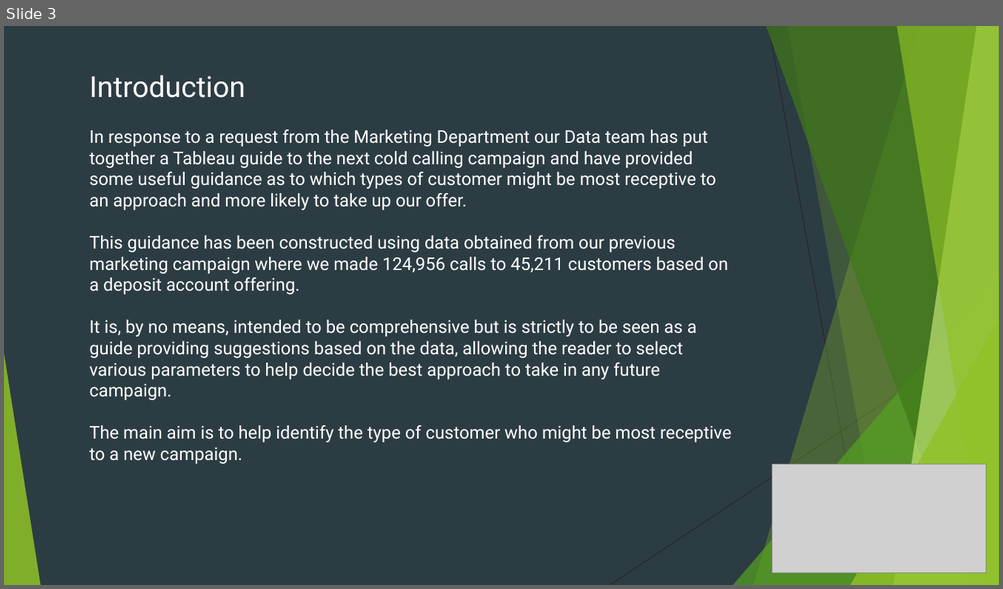
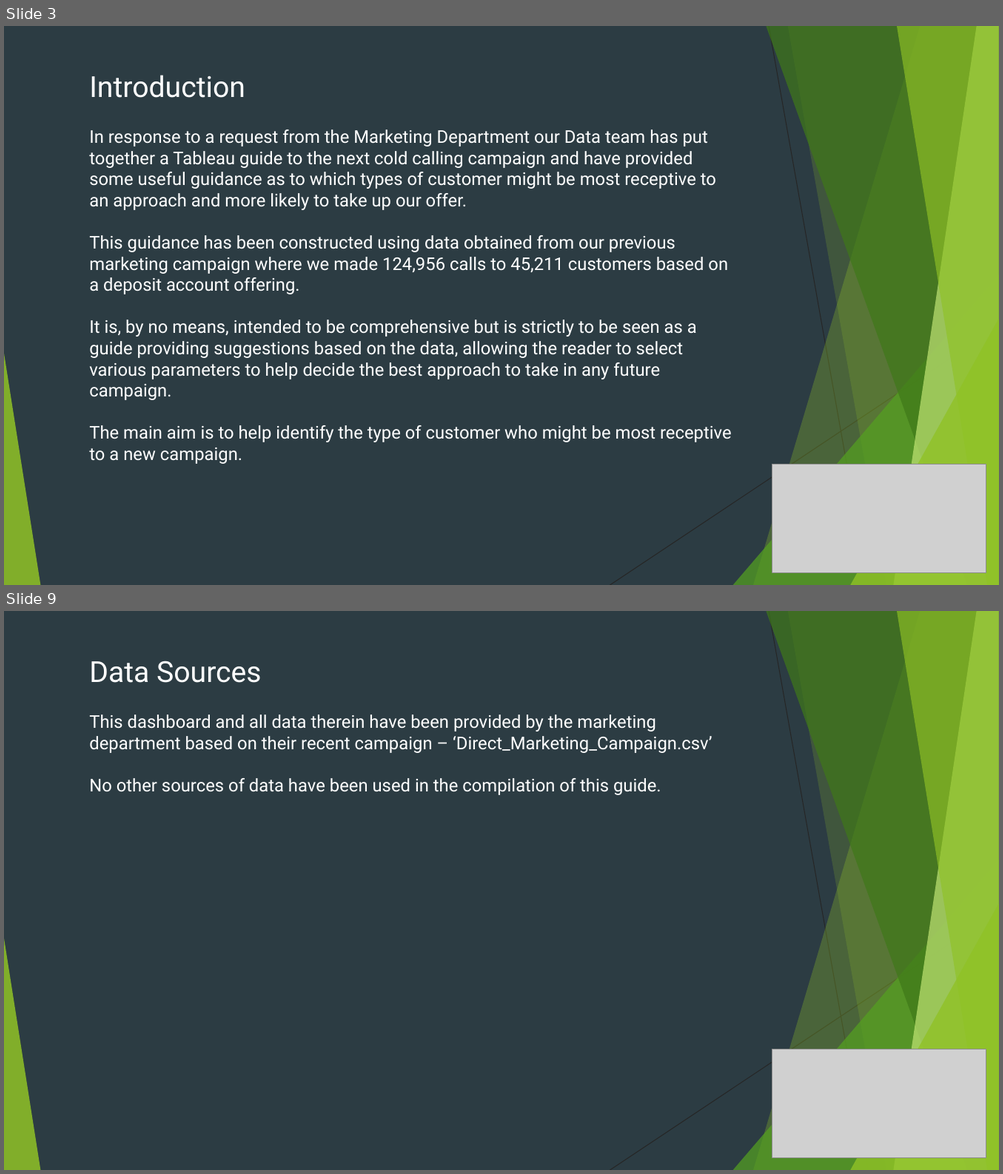
Before and after one commit to AndrewBoyne/my_qa_repo, a slide deck: Sprint 1/Marketing Campaign Guidance.pptx. Shown one above the other, each under a label of ours: slide 3 before the commit, slides 3 and 9 after it; the slides between them are not shown. The pictures are 1003x589 and 1003x1174 pixels, drawn with LibreOffice and Linux fonts; fonts in the diff are those of the drawing; grey boxes stand for pictures. Boxes give left, top, right and bottom in pixels: in the first picture for what was removed or moved away, otherwise in the second. Text is boxed around its words. In the diff, an @@ line names an element or a change of style, - is before the commit and + after.

```diff
--- a/Sprint 1/Marketing Campaign Guidance.pptx
+++ b/Sprint 1/Marketing Campaign Guidance.pptx
@@ slide 9 added at (4,611,999,1170), background #2C3C43; not listed: 10 template elements that a slide beside it also shows @@
@@ text added at (89,661,711,795), 17 pt, text #FFFFFF @@
+Data Sources
+This dashboard and all data therein have been provided by the marketing department based on their recent campaign – ‘Direct_Marketing_Campaign.csv’
+No other sources of data have been used in the compilation of this guide.
@@ picture added at (772,1050,987,1159) @@
```
Also in this commit, not shown: 1 slide changed, 5 other slides added, 1 slide removed, 4 other files.
